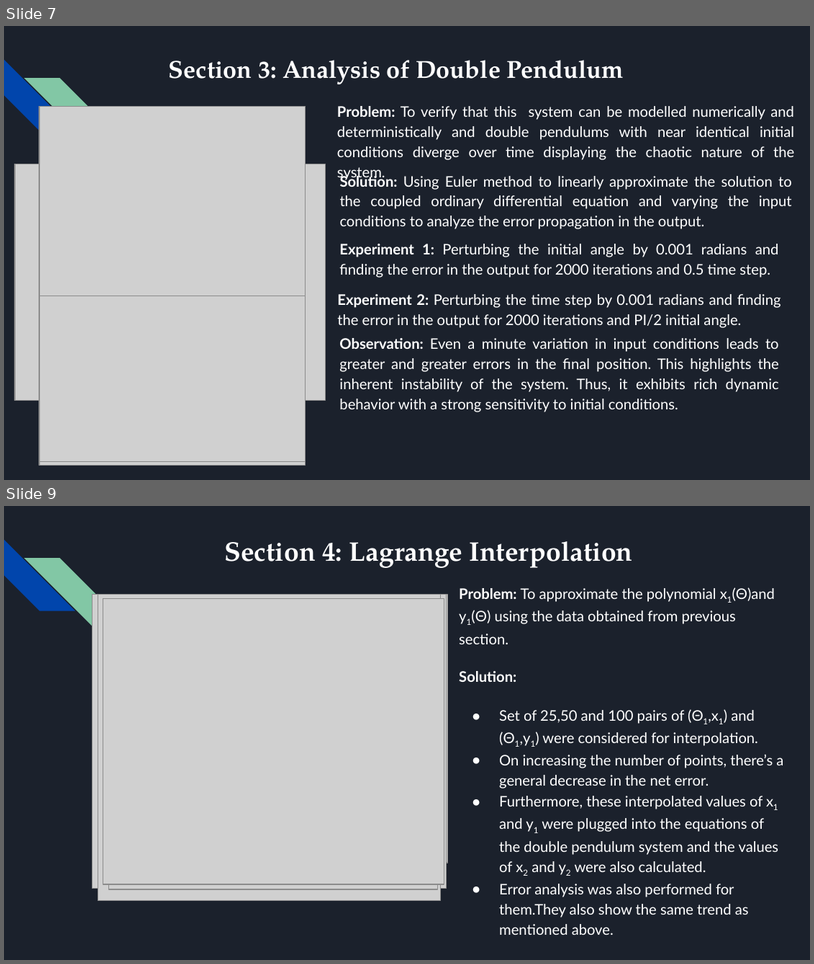
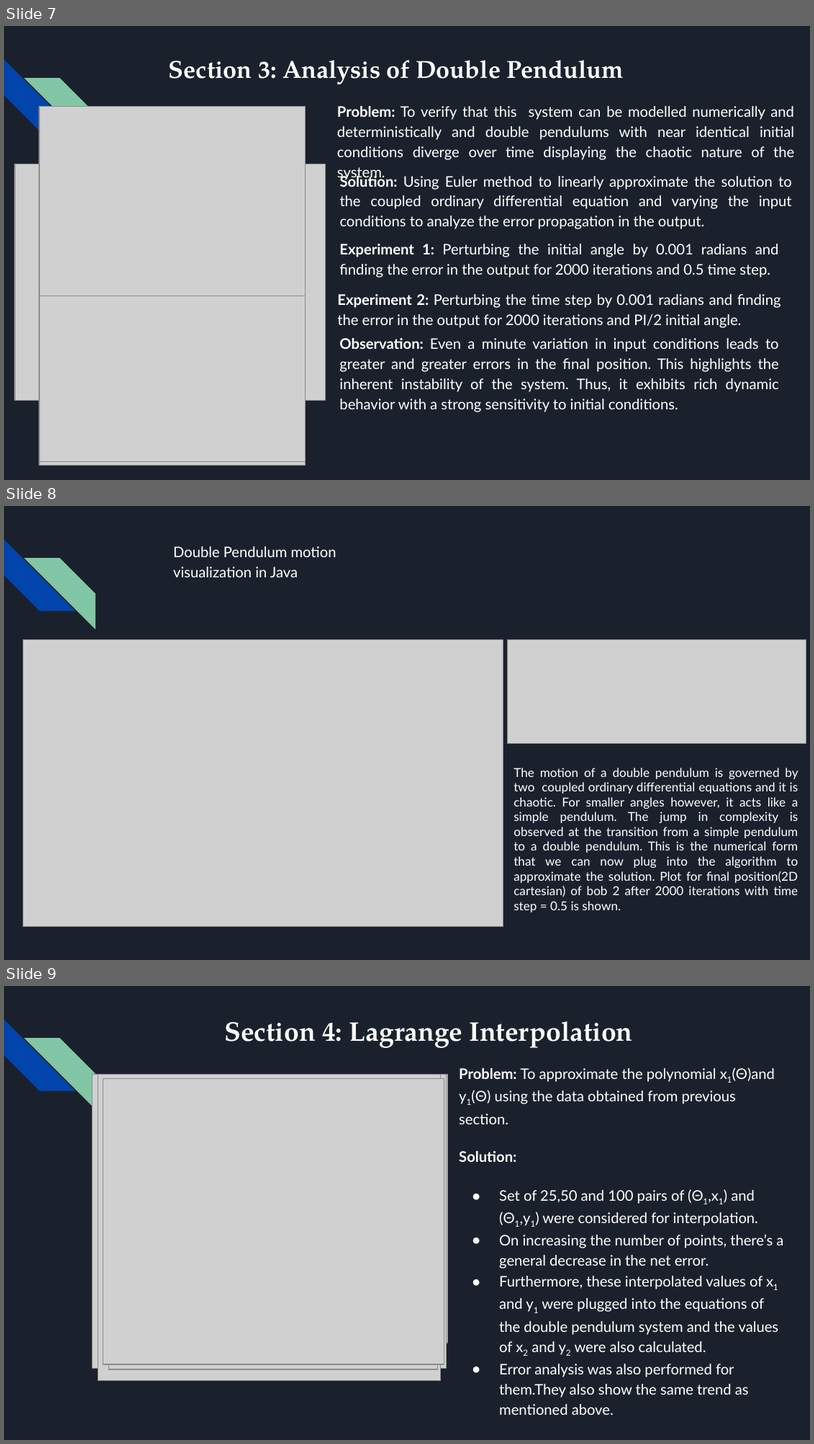
Before and after one commit to shantanutyagi67/CS374_Labs, a slide deck: Project/Submission/201801015_ProjectPPT.pptx. Shown one above the other, each under a label of ours: slides 7 and 9 before the commit, slides 7, 8 and 9 after it; the slides between them are not shown. The pictures are 814x964 and 814x1444 pixels, drawn with LibreOffice and Linux fonts; fonts in the diff are those of the drawing; grey boxes stand for pictures. Boxes give left, top, right and bottom in pixels: in the first picture for what was removed or moved away, otherwise in the second. Text is boxed around its words. In the diff, an @@ line names an element or a change of style, - is before the commit and + after.

```diff
--- a/Project/Submission/201801015_ProjectPPT.pptx
+++ b/Project/Submission/201801015_ProjectPPT.pptx
@@ slide 8 added at [4, 506, 810, 960], background #1B212C; not listed: 2 template elements that a slide beside it also shows @@
@@ text added at [173, 546, 337, 577], 13 pt, text #FFFFFF @@
+Double Pendulum motion visualization in Java
@@ picture added at [23, 640, 504, 926] @@
@@ picture added at [508, 640, 806, 744] @@
@@ text added at [514, 767, 799, 912], 11 pt, text #FFFFFF @@
+The motion of a double pendulum is governed by two coupled ordinary differential equations and it is chaotic. For smaller angles however, it acts like a simple pendulum. The jump in complexity is observed at the transition from a simple pendulum to a double pendulum. This is the numerical form that we can now plug into the algorithm to approximate the solution. Plot for final position(2D cartesian) of bob 2 after 2000 iterations with time step = 0.5 is shown.
```
Also in this commit, not shown: 2 slides changed, 6 other slides added, 1 slide removed, 6 other files.
